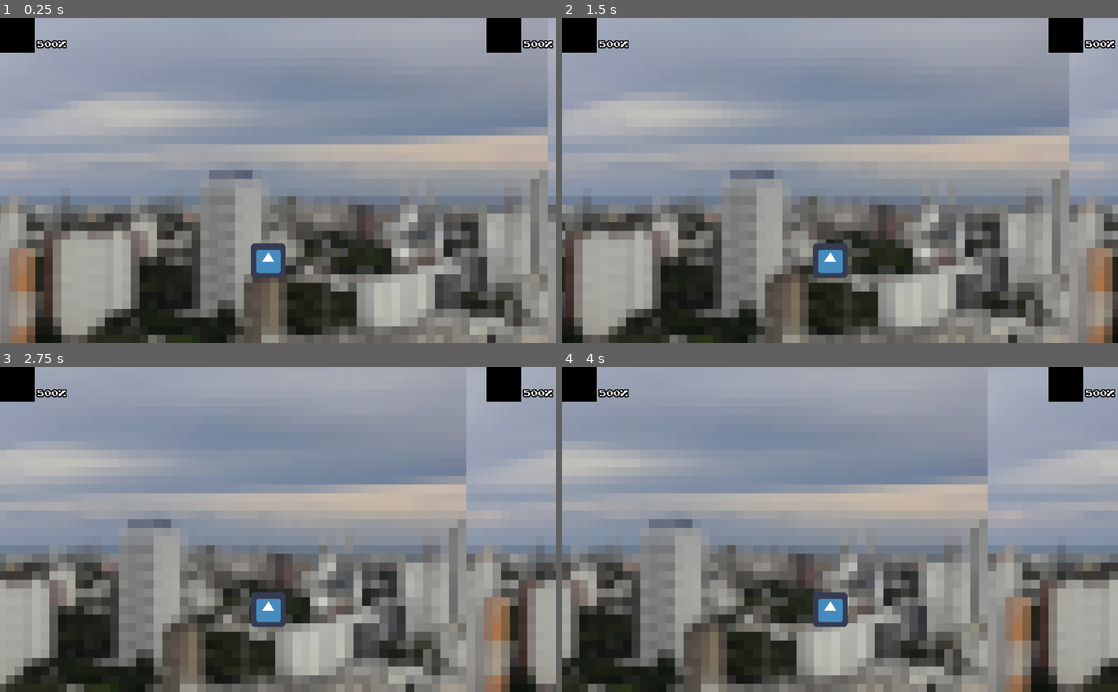
Above: before the commit, frames 1-4 (two rows, left to right).
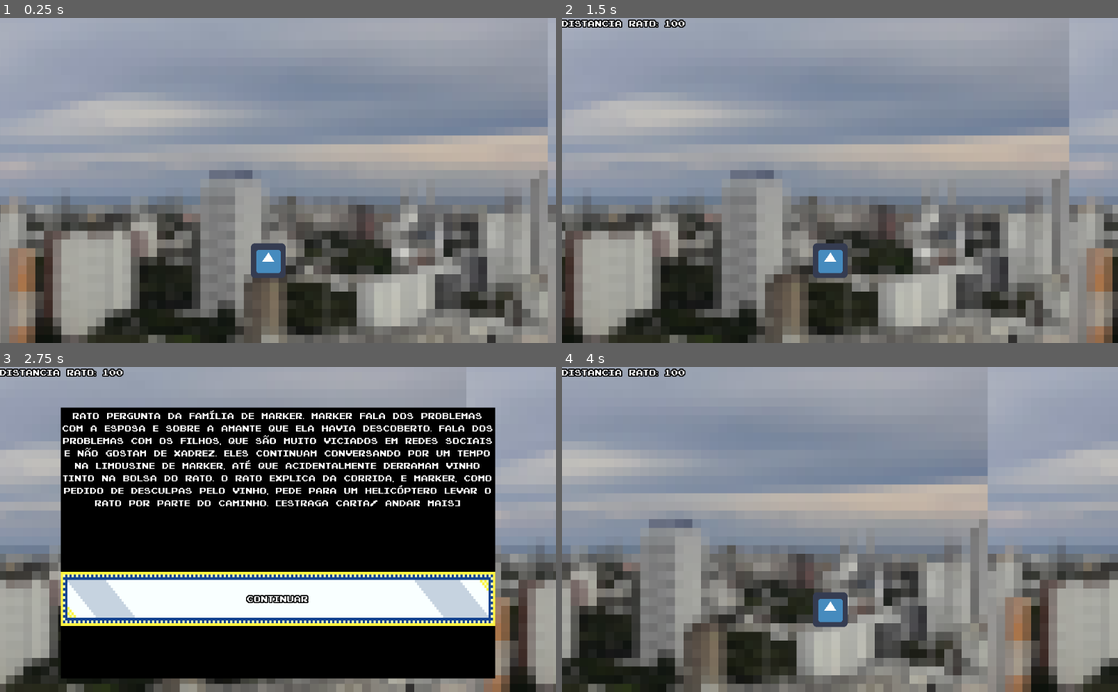
Above: after the commit, the same moments.

Repository: GazetaGaveta/GameJaaj7
Game: Godot game, scene res://PackedScenes/Telas/Tela de jogo.tscn
Two runs of this game, one before a commit and one after it. Both use one fixed random seed, a clock stepped at 60 frames per second and the inputs below. The project has no main scene, so this scene is started directly. The engine's default icon, where the game draws it, is replaced by a stand-in: a white triangle on a blue panel in a dark square.
Inputs (mouse positions are in pixels of both pictures, inside the frame that each line leads up to):
- Up to frame 1 (0.25 s): no input
- Up to frame 2 (1.5 s): move the mouse to (962, 164) at 0.52 s; move the mouse to (728, 196) at 1.27 s
- Up to frame 3 (2.75 s): click (278, 588) at 2 s, where only the run after the commit has a clickable "Rato Pergunta da família de M…"
- Up to frame 4 (4 s): click (840, 646) at 2.75 s, where only the run after the commit has a clickable "Rato inicia uma conversa sobr…"; click (840, 597) at 3.5 s, where only the run after the commit has a clickable "continuar"

The runs differ from the first frame. In frame 1, 1.6% of the frame differs, in the area x 0-100%, y 0-11%; in frame 2, 1.9%; in frame 3, 66%, in the area x 0-100%, y 0-96%; in frame 4, 1.9%.

Commit message:
mexendo no jogo

Diff:
--- a/PackedScenes/Eventos/EventController.tscn
+++ b/PackedScenes/Eventos/EventController.tscn
@@ -1,7 +1,6 @@
-[gd_scene load_steps=4 format=2]
+[gd_scene load_steps=3 format=2]
 
 [ext_resource path="res://PackedScenes/Eventos/EventoTeste.tscn" type="PackedScene" id=1]
-[ext_resource path="res://PackedScenes/Eventos/Evento.tscn" type="PackedScene" id=2]
 [ext_resource path="res://Scripts/Eventos/EventController.gd" type="Script" id=3]
 
 [node name="EventController" type="Control"]
@@ -21,37 +20,49 @@
 
 [node name="EventoTeste" parent="Eventos" instance=ExtResource( 1 )]
 Modificadores = [ {
-"Distancia": 0,
-"DistanciaPombo": 0,
-"Estrago": 0
+"distancia": 4,
+"distanciaPombo": 4,
+"estrago": 4
 }, {
-"Distancia": 0,
-"DistanciaPombo": 0,
-"Estrago": 0
+"distancia": 0,
+"distanciaPombo": 0,
+"estrago": 0
 }, {
-"Distancia": 0,
-"DistanciaPombo": 0,
-"Estrago": 0
+"distancia": 0,
+"distanciaPombo": 0,
+"estrago": 0
 } ]
 
-[node name="Evento" parent="Eventos" instance=ExtResource( 2 )]
+[node name="EventoTeste2" parent="Eventos" instance=ExtResource( 1 )]
 Modificadores = [ {
-"Distancia": 0,
-"DistanciaPombo": 0,
-"Estrago": 0
+"distancia": 4,
+"distanciaPombo": 4,
+"estrago": 4
 }, {
-"Distancia": 0,
-"DistanciaPombo": 0,
-"Estrago": 0
+"distancia": 0,
+"distanciaPombo": 0,
+"estrago": 0
 }, {
-"Distancia": 0,
-"DistanciaPombo": 0,
-"Estrago": 0
+"distancia": 0,
+"distanciaPombo": 0,
+"estrago": 0
 } ]
 
-[node name="Timer" type="Timer" parent="."]
-wait_time = 2.0
+[node name="EventoTeste3" parent="Eventos" instance=ExtResource( 1 )]
+Modificadores = [ {
+"distancia": 4,
+"distanciaPombo": 4,
+"estrago": 4
+}, {
+"distancia": 0,
+"distanciaPombo": 0,
+"estrago": 0
+}, {
+"distancia": 0,
+"distanciaPombo": 0,
+"estrago": 0
+} ]
 
 [connection signal="eventoTerminado" from="Eventos/EventoTeste" to="." method="_eventoTerminado"]
-[connection signal="eventoTerminado" from="Eventos/Evento" to="." method="_eventoTerminado"]
-[connection signal="timeout" from="Timer" to="." method="_on_Timer_timeout"]
+[connection signal="eventoTerminado" from="Eventos/EventoTeste2" to="." method="_eventoTerminado"]
+[connection signal="eventoTerminado" from="Eventos/EventoTeste3" to="." method="_eventoTerminado"]
--- a/PackedScenes/Eventos/Evento.tscn
+++ b/PackedScenes/Eventos/Evento.tscn
@@ -10,17 +10,17 @@
 anchor_bottom = 1.0
 script = ExtResource( 3 )
 Modificadores = [ {
-"Distancia": 0,
-"DistanciaPombo": 0,
-"Estrago": 0
+"distancia": 4,
+"distanciaPombo": 4,
+"estrago": 4
 }, {
-"Distancia": 0,
-"DistanciaPombo": 0,
-"Estrago": 0
+"distancia": 0,
+"distanciaPombo": 0,
+"estrago": 0
 }, {
-"Distancia": 0,
-"DistanciaPombo": 0,
-"Estrago": 0
+"distancia": 0,
+"distanciaPombo": 0,
+"estrago": 0
 } ]
 
 [node name="CaixaEvento" type="TextureRect" parent="."]
--- a/PackedScenes/Eventos/EventoTeste.tscn
+++ b/PackedScenes/Eventos/EventoTeste.tscn
@@ -4,17 +4,17 @@
 
 [node name="EventoTeste" instance=ExtResource( 1 )]
 Modificadores = [ {
-"Distancia": 0,
-"DistanciaPombo": 0,
-"Estrago": 0
+"distancia": 4,
+"distanciaPombo": 4,
+"estrago": 4
 }, {
-"Distancia": 0,
-"DistanciaPombo": 0,
-"Estrago": 0
+"distancia": 0,
+"distanciaPombo": 0,
+"estrago": 0
 }, {
-"Distancia": 0,
-"DistanciaPombo": 0,
-"Estrago": 0
+"distancia": 0,
+"distanciaPombo": 0,
+"estrago": 0
 } ]
 
 [node name="TextoEvento" parent="CaixaEvento" index="0"]
--- a/PackedScenes/Telas/Tela de jogo.tscn
+++ b/PackedScenes/Telas/Tela de jogo.tscn
@@ -1,9 +1,8 @@
-[gd_scene load_steps=7 format=2]
+[gd_scene load_steps=6 format=2]
 
 [ext_resource path="res://PackedScenes/Telas/FundoRecife.tscn" type="PackedScene" id=1]
 [ext_resource path="res://PackedScenes/Eventos/EventController.tscn" type="PackedScene" id=2]
 [ext_resource path="res://PackedScenes/Telas/FundoMovimentando.tscn" type="PackedScene" id=3]
-[ext_resource path="res://PackedScenes/Telas/Information.tscn" type="PackedScene" id=4]
 [ext_resource path="res://Imagens/icon.png" type="Texture" id=5]
 [ext_resource path="res://Scripts/Telas/Tela de jogo/TelaDeJogo.gd" type="Script" id=6]
 
@@ -21,21 +20,23 @@
 
 [node name="EventController" parent="." instance=ExtResource( 2 )]
 
-[node name="Control" parent="." instance=ExtResource( 4 )]
-
-[node name="Control2" parent="." instance=ExtResource( 4 )]
-anchor_left = 1.0
-anchor_bottom = 0.0
-margin_left = -128.0
-margin_right = 0.0
-margin_bottom = 64.0
-
 [node name="Icon" type="Sprite" parent="."]
 position = Vector2( 494, 448 )
 texture = ExtResource( 5 )
 
-[node name="Timer" type="Timer" parent="."]
+[node name="TimerDistancia" type="Timer" parent="."]
 one_shot = true
 autostart = true
 
-[connection signal="timeout" from="Timer" to="." method="_on_Timer_timeout"]
+[node name="TimerEvento" type="Timer" parent="."]
+wait_time = 2.0
+one_shot = true
+autostart = true
+
+[node name="Label" type="Label" parent="."]
+margin_right = 128.0
+margin_bottom = 64.0
+
+[connection signal="resultadoEvento" from="EventController" to="." method="_on_EventController_resultadoEvento"]
+[connection signal="timeout" from="TimerDistancia" to="." method="_on_TimerDistancia_timeout"]
+[connection signal="timeout" from="TimerEvento" to="." method="_on_TimerEvento_timeout"]
--- a/Scripts/Eventos/EventController.gd
+++ b/Scripts/Eventos/EventController.gd
@@ -4,6 +4,8 @@
 # Declare member variables here. Examples:
 # var a = 2
 # var b = "text"
+signal resultadoEvento(modificadores);
+
 var randomNumber;
 
 # Called when the node enters the scene tree for the first time.
@@ -23,14 +25,10 @@
 		print("Cabou os evento parceiro");
 	pass
 
-func _eventoTerminado():
+func _eventoTerminado(modificadores):
 	var eventos = $Eventos.get_children();
 	eventos[randomNumber].queue_free();
+	emit_signal("resultadoEvento", modificadores);
 	#eventos[randomNumber].visible = false;
 	#$Timer.start();
 	pass # Replace with function body.
-
-
-func _on_Timer_timeout():
-	pedirEvento();
-	pass # Replace with function body.
--- a/Scripts/Eventos/Evento.gd
+++ b/Scripts/Eventos/Evento.gd
@@ -4,8 +4,11 @@
 # Declare member variables here. Examples:
 # var a = 2
 # var b = "text"
-signal eventoTerminado;
-const optionDictionary = {"Estrago": 0, "Distancia": 0, "DistanciaPombo":0};
+const optionDictionary = {
+	"estrago": 0,
+	"distancia": 0,
+	"distanciaPombo":0
+	};
 export(Array, Dictionary) var Modificadores = [
 	optionDictionary,
 	optionDictionary,
@@ -13,6 +16,9 @@
 	];
 
 signal chosenOption(option, modificadores)
+signal eventoTerminado(modificadores);
+
+var resultadoEscolhido;
 
 # Called when the node enters the scene tree for the first time.
 func _ready():
@@ -26,9 +32,9 @@
 
 func _on_EventOption_pressed(extra_arg_0):
 	get_node("Resultado%d" % (extra_arg_0+1)).visible = true;
-	emit_signal("chosenOption", extra_arg_0, Modificadores[extra_arg_0]);
+	resultadoEscolhido =  Modificadores[extra_arg_0];
 	pass # Replace with function body.
 
 func _on_Resultado_resultadoFoiLido():
-	emit_signal("eventoTerminado");
+	emit_signal("eventoTerminado", resultadoEscolhido);
 	pass # Replace with function body.
--- a/Scripts/Telas/Tela de jogo/TelaDeJogo.gd
+++ b/Scripts/Telas/Tela de jogo/TelaDeJogo.gd
@@ -4,9 +4,11 @@
 # Declare member variables here. Examples:
 # var a = 2
 # var b = "text"
-var distRato;
-var cartaRato;
-var distPombo;
+var distRato = 0;
+var cartaRato = 0;
+var distPombo = 0;
+
+const DISTANCIA_ADICIONAL = 100;
 
 
 # Called when the node enters the scene tree for the first time.
@@ -15,9 +17,23 @@
 
 
 # Called every frame. 'delta' is the elapsed time since the previous frame.
-#func _process(delta):
-#	pass
+func _process(delta):
+	pass
+
+func _on_EventController_resultadoEvento(modificadores):
+	print(modificadores)
+	$TimerDistancia.start();
+	$TimerEvento.start();
+	pass # Replace with function body.
 
 
-func _on_Timer_timeout():
+func _on_TimerDistancia_timeout():
+	distRato = distRato + DISTANCIA_ADICIONAL;
+	distPombo = distPombo + DISTANCIA_ADICIONAL;
+	$Label.text = "distancia rato: %d" % distRato;
 	pass # Replace with function body.
+
+
+func _on_TimerEvento_timeout():
+	$EventController.pedirEvento();
+	pass # Replace with function body.
